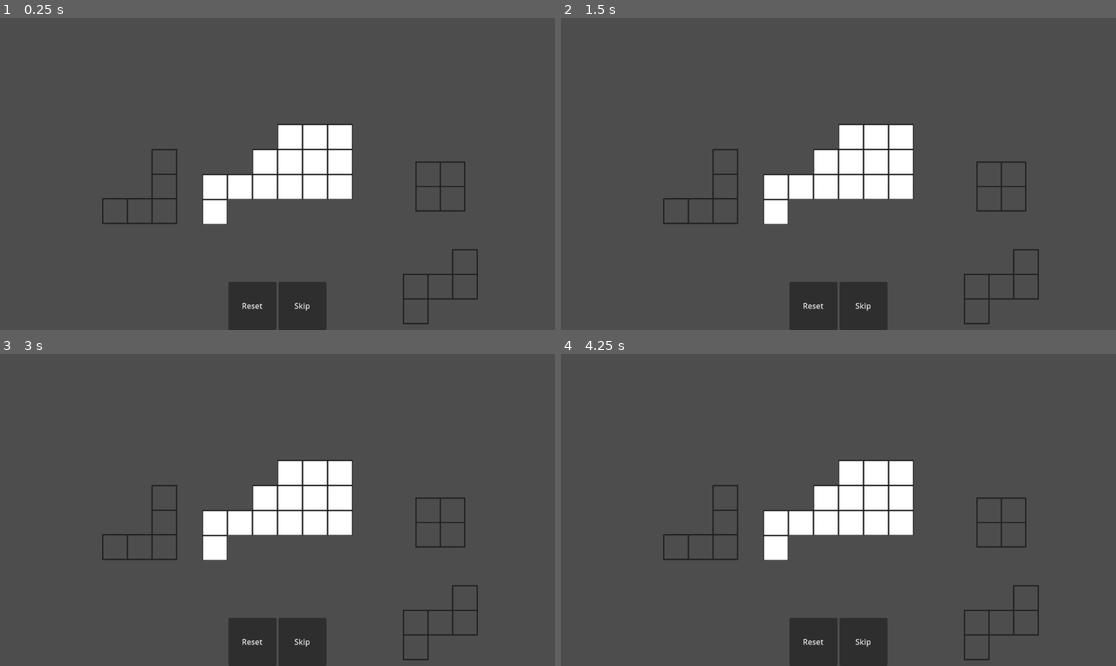
Above: before the commit, frames 1-4 (two rows, left to right).
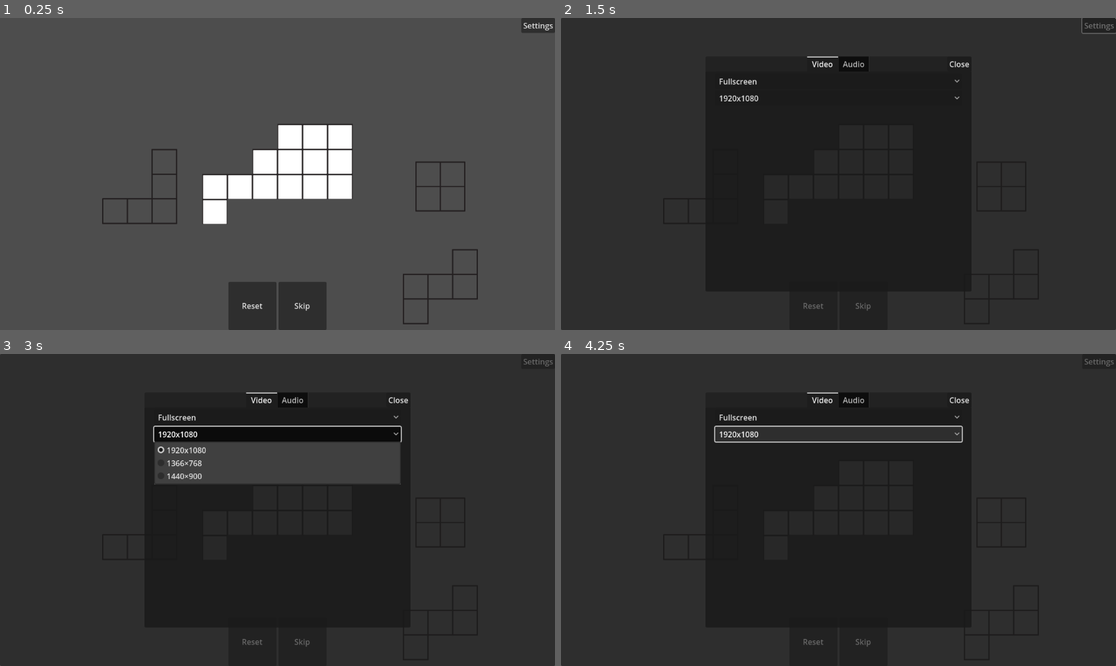
Above: after the commit, the same moments.

Repository: Saplings-Projects/Birthday-2024
Game: Godot game, scene res://MainScenes/main_level.tscn
Two runs of this game, one before a commit and one after it. Both use one fixed random seed, a clock stepped at 60 frames per second and the inputs below. This scene is started directly instead of the project's main scene.
Inputs (mouse positions are in pixels of both pictures, inside the frame that each line leads up to):
- Up to frame 1 (0.25 s): no input
- Up to frame 2 (1.5 s): click (1099, 24) at 0.5 s, where only the run after the commit has a clickable "Settings"; click "Skip" at 1.25 s
- Up to frame 3 (3 s): click "Skip" at 2 s; click (277, 435) at 2.75 s, where only the run after the commit has a clickable "1920x1080"
- Up to frame 4 (4.25 s): click (838, 435) at 3.5 s, where only the run after the commit has a clickable "1920x1080"

The runs differ from the first frame. In frame 1, 0.3% of the frame differs, in the area x 93-100%, y 0-5%; in frame 2, 96%; in frame 3, 92%; in frame 4, 96%, in the area x 0-100%, y 0-100%.

Commit message:
Added settings window to puzzle UI

Diff:
--- a/Birthday-2024-Project/ScenePrefabs/PuzzleUiManager.tscn
+++ b/Birthday-2024-Project/ScenePrefabs/PuzzleUiManager.tscn
@@ -1,17 +1,19 @@
-[gd_scene load_steps=5 format=3 uid="uid://cosap7ka4jc6c"]
+[gd_scene load_steps=6 format=3 uid="uid://cosap7ka4jc6c"]
 
 [ext_resource type="Script" path="res://Scripts/UI/Puzzle/PuzzleUiManager.gd" id="1_e57yp"]
 [ext_resource type="Script" path="res://Scripts/UI/Puzzle/PuzzleMainScreen.gd" id="2_fxt11"]
 [ext_resource type="Script" path="res://Scripts/UI/Puzzle/States/PuzzleUiPlayState.gd" id="3_aj75g"]
+[ext_resource type="PackedScene" uid="uid://btcp1sgcebsyi" path="res://ScenePrefabs/SettingsWindow.tscn" id="3_w6dq1"]
 [ext_resource type="Script" path="res://Scripts/UI/Puzzle/States/PuzzleUiWinState.gd" id="4_4ulfu"]
 
-[node name="PuzzleUiManager" type="CanvasLayer" node_paths=PackedStringArray("main_screen", "play_state", "win_state")]
+[node name="PuzzleUiManager" type="CanvasLayer" node_paths=PackedStringArray("main_screen", "settings_window", "play_state", "win_state")]
 script = ExtResource("1_e57yp")
 main_screen = NodePath("MainScreen")
+settings_window = NodePath("SettingsWindow")
 play_state = NodePath("States/PuzzleUiPlayState")
 win_state = NodePath("States/PuzzleUiWinState")
 
-[node name="MainScreen" type="Control" parent="." node_paths=PackedStringArray("context_button", "reset_button", "win_text")]
+[node name="MainScreen" type="Control" parent="." node_paths=PackedStringArray("context_button", "reset_button", "settings_button", "win_text")]
 layout_mode = 3
 anchors_preset = 15
 anchor_right = 1.0
@@ -21,6 +23,7 @@
 script = ExtResource("2_fxt11")
 context_button = NodePath("MarginContainer/HBoxContainer/Context Button")
 reset_button = NodePath("MarginContainer/HBoxContainer/Reset Button")
+settings_button = NodePath("MarginContainer/HBoxContainer2/Settings Button")
 win_text = NodePath("Win Text")
 
 [node name="MarginContainer" type="MarginContainer" parent="MainScreen"]
@@ -30,6 +33,15 @@
 anchor_bottom = 1.0
 grow_horizontal = 2
 grow_vertical = 2
+
+[node name="HBoxContainer2" type="HBoxContainer" parent="MainScreen/MarginContainer"]
+layout_mode = 2
+size_flags_horizontal = 8
+size_flags_vertical = 0
+
+[node name="Settings Button" type="Button" parent="MainScreen/MarginContainer/HBoxContainer2"]
+layout_mode = 2
+text = "Settings"
 
 [node name="HBoxContainer" type="HBoxContainer" parent="MainScreen/MarginContainer"]
 layout_mode = 2
@@ -67,6 +79,9 @@
 horizontal_alignment = 1
 vertical_alignment = 1
 
+[node name="SettingsWindow" parent="." instance=ExtResource("3_w6dq1")]
+visible = false
+
 [node name="States" type="Control" parent="."]
 layout_mode = 3
 anchors_preset = 0
@@ -84,3 +99,5 @@
 offset_right = 40.0
 offset_bottom = 40.0
 script = ExtResource("4_4ulfu")
+
+[connection signal="close_settings_window" from="SettingsWindow" to="." method="hide_settings_window"]
--- a/Birthday-2024-Project/Scripts/UI/Puzzle/PuzzleMainScreen.gd
+++ b/Birthday-2024-Project/Scripts/UI/Puzzle/PuzzleMainScreen.gd
@@ -5,6 +5,7 @@
 @export_group("UI Elements")
 @export var context_button: Button
 @export var reset_button: Button
+@export var settings_button: Button
 @export var win_text: Label
 
 
--- a/Birthday-2024-Project/Scripts/UI/Puzzle/PuzzleUiManager.gd
+++ b/Birthday-2024-Project/Scripts/UI/Puzzle/PuzzleUiManager.gd
@@ -5,12 +5,17 @@
 
 @export_group("Screens")
 @export var main_screen: PuzzleMainScreen
+@export var settings_window: SettingsWindow
 
 @export_group("States")
 @export var play_state: PuzzleUiPlayState
 @export var win_state: PuzzleUiWinState
 
 var _current_state: PuzzleUiState
+
+
+func hide_settings_window():
+	settings_window.hide()
 
 
 func on_puzzle_initialized():
@@ -31,8 +36,13 @@
 	main_screen.show()
 
 
+func show_settings_window():
+	settings_window.show()
+
+
 func _disable_all_screens():
 	main_screen.hide()
+	settings_window.hide()
 
 
 func _switch_state(state: PuzzleUiState):
--- a/Birthday-2024-Project/Scripts/UI/Puzzle/States/PuzzleUiPlayState.gd
+++ b/Birthday-2024-Project/Scripts/UI/Puzzle/States/PuzzleUiPlayState.gd
@@ -31,6 +31,7 @@
 	screen.context_button.text = "Skip"
 	screen.context_button.button_up.connect(_on_skip_clicked)
 	screen.reset_button.button_up.connect(_on_reset_clicked)
+	screen.settings_button.button_up.connect(_on_settings_clicked)
 
 
 func exit_state():
@@ -39,6 +40,7 @@
 	var screen = _ui_manager.main_screen
 	screen.context_button.button_up.disconnect(_on_skip_clicked)
 	screen.reset_button.button_up.disconnect(_on_reset_clicked)
+	screen.settings_button.button_up.disconnect(_on_settings_clicked)
 
 
 func update_state():
--- a/Birthday-2024-Project/Scripts/UI/Puzzle/States/PuzzleUiState.gd
+++ b/Birthday-2024-Project/Scripts/UI/Puzzle/States/PuzzleUiState.gd
@@ -16,3 +16,7 @@
 
 func update_state():
 	pass
+
+
+func _on_settings_clicked():
+	_ui_manager.show_settings_window()
--- a/Birthday-2024-Project/Scripts/UI/Puzzle/States/PuzzleUiWinState.gd
+++ b/Birthday-2024-Project/Scripts/UI/Puzzle/States/PuzzleUiWinState.gd
@@ -31,6 +31,7 @@
 	screen.context_button.text = "Next"
 	screen.context_button.button_up.connect(_on_next_clicked)
 	screen.reset_button.button_up.connect(_on_reset_clicked)
+	screen.settings_button.button_up.connect(_on_settings_clicked)
 
 
 func exit_state():
@@ -39,6 +40,7 @@
 	var screen = _ui_manager.main_screen
 	screen.context_button.button_up.disconnect(_on_next_clicked)
 	screen.reset_button.button_up.disconnect(_on_reset_clicked)
+	screen.settings_button.button_up.disconnect(_on_settings_clicked)
 
 
 func update_state():
